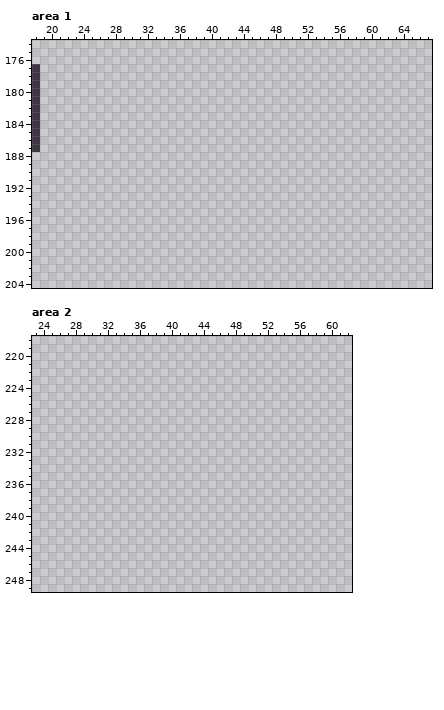
Pixel-art file: ART/Jacson/Tilemap/school.aseprite. Above is the file before it was changed.
384x384 pixels, 1 frame. Shown: area 1: x 18..67, y 174..204; area 2: x 23..62, y 218..249.
After the commit:
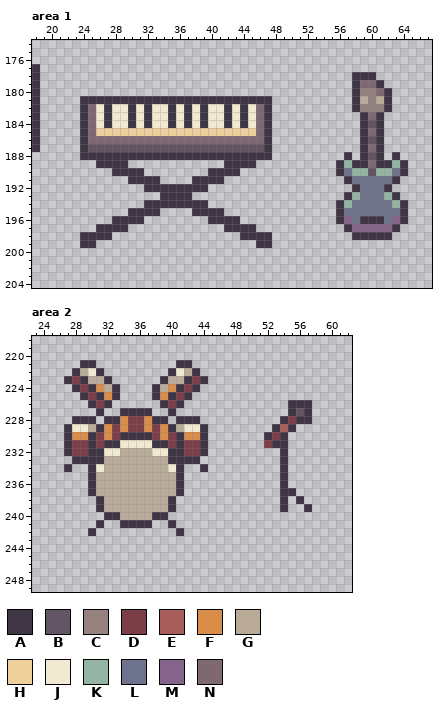
Palette (. is transparent): A #3f3645  B #635463  C #95827f  D #7b3e46  E #a75d59  F #d98d49  G #baab99  H #eed09b  J #f2e9d3  K #94b5a3  L #6d738d  M #84648a  N #806873
The edit:
--- area 1, layer "Top Layer"
@@ x 18..67 @@
 177 A.................................................
-178 A.................................................
-179 A.................................................
-180 A.................................................
-181 A.................................................
-182 A.................................................
-183 A.................................................
-184 A.................................................
-185 A.................................................
-186 A.................................................
-187 A.................................................
-188 ..................................................
-189 ..................................................
-190 ..................................................
-191 ..................................................
-192 ..................................................
-193 ..................................................
-194 ..................................................
-195 ..................................................
-196 ..................................................
-197 ..................................................
-198 ..................................................
-199 ..................................................
+178 A.......................................AAA.......
+179 A.......................................ANNA......
+180 A.......................................ACCNA.....
+181 A.....AAAAAAAAAAAAAAAAAAAAAAAA..........AGCGA.....
+182 A.....ANJAJJAJAJJAJAJAJJAJAJNA..........ACCCA.....
+183 A.....ANJAJJAJAJJAJAJAJJAJAJNA...........ANA......
+184 A.....ANJAJJAJAJJAJAJAJJAJAJNA...........ABA......
+185 A.....ANHHHHHHHHHHHHHHHHHHHHNA...........ANA......
+186 A.....ANNNNNNNNNNNNNNNNNNNNNNA...........ABA......
+187 A.....ABBBBBBBBBBBBBBBBBBBBBBA...........ANA......
+188 ......AAAAAAAAAAAAAAAAAAAAAAAA.........A.ABA.A....
+189 ........AAAA............AAAA..........AKAANAAKA...
+190 ..........AAAA........AAAA............ALKKBKKLA...
+191 ............AAAA....AAAA...............ALLLLLA....
+192 ..............AAAAAAAA..................ALLLA.....
+193 ................AAAA...................AKLLLKA....
+194 ..............AAAAAAAA................AKLLLLLKA...
+195 ............AAAA....AAAA..............ALLLLLLLA...
+196 ..........AAAA........AAAA............AMLAAALMA...
+197 ........AAAA............AAAA...........AMMMMMA....
+198 ......AAAA................AAAA..........AAAAA.....
+199 ......AA....................AA....................
 200 ..................................................
--- area 2, layer "Top Layer"
@@ x 23..62 @@
 220 ........................................
-221 ........................................
-222 ........................................
-223 ........................................
-224 ........................................
-225 ........................................
-226 ........................................
-227 ........................................
-228 ........................................
-229 ........................................
-230 ........................................
-231 ........................................
-232 ........................................
-233 ........................................
-234 ........................................
-235 ........................................
-236 ........................................
-237 ........................................
-238 ........................................
-239 ........................................
-240 ........................................
-241 ........................................
-242 ........................................
+221 ......AA..........AA....................
+222 .....AGJA........AJGA...................
+223 ....ADAGGA......AGGADA..................
+224 .....ADAFGA....AGFADA...................
+225 ......ADAFA....AFADA....................
+226 .......ADA......ADA.............AAA.....
+227 ........A..AAAA..A..............ABA.....
+228 .....AAA.AAFDDFAA.AAA..........ADAA.....
+229 ....AJJGAFDFDDFDFAGJJA........AEA.......
+230 ....AFFADFDAAAADFDAFFA.......ADA........
+231 ....ADDADAAJJJJAADADDA.......DAA........
+232 ....ADDAAJJGGGGJJAADDA.........A........
+233 .....AAAAGGGGGGGGAAAA..........A........
+234 ....A..AJGGGGGGGGJA..A.........A........
+235 .......AGGGGGGGGGGA............A........
+236 .......AGGGGGGGGGGA............A........
+237 .......AGGGGGGGGGGA............AA.......
+238 ........AGGGGGGGGA.............A.A......
+239 ........AGGGGGGGGA.............A..A.....
+240 .........AAGGGGAA.......................
+241 ........A..AAAA..A......................
+242 .......A..........A.....................
 243 ........................................
Changed places in both pictures, as pixel boxes (x1, y1, x2, y2):
added: (336, 72, 408, 240)
added: (80, 96, 272, 248)
added: (64, 360, 208, 536)
added: (264, 400, 312, 512)
